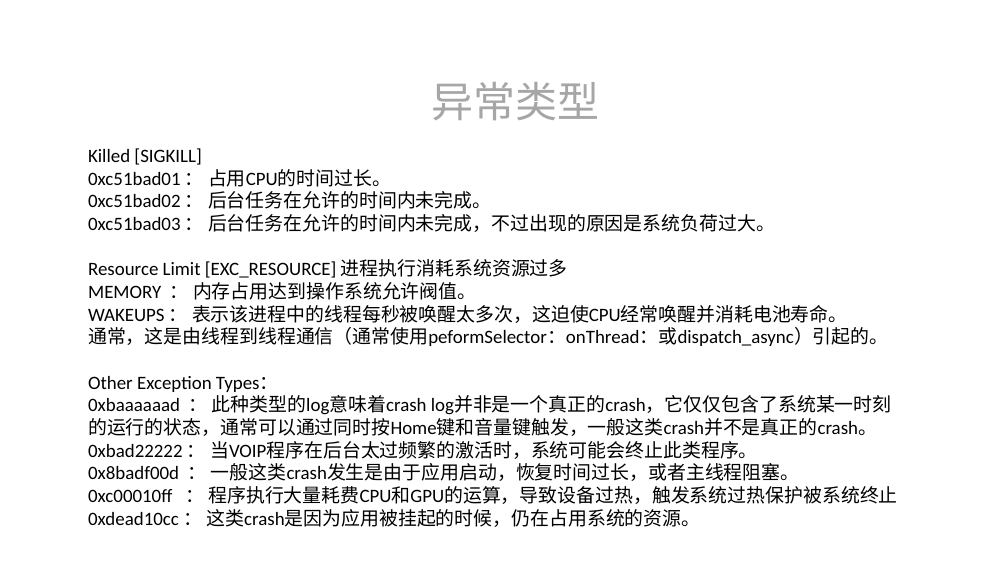
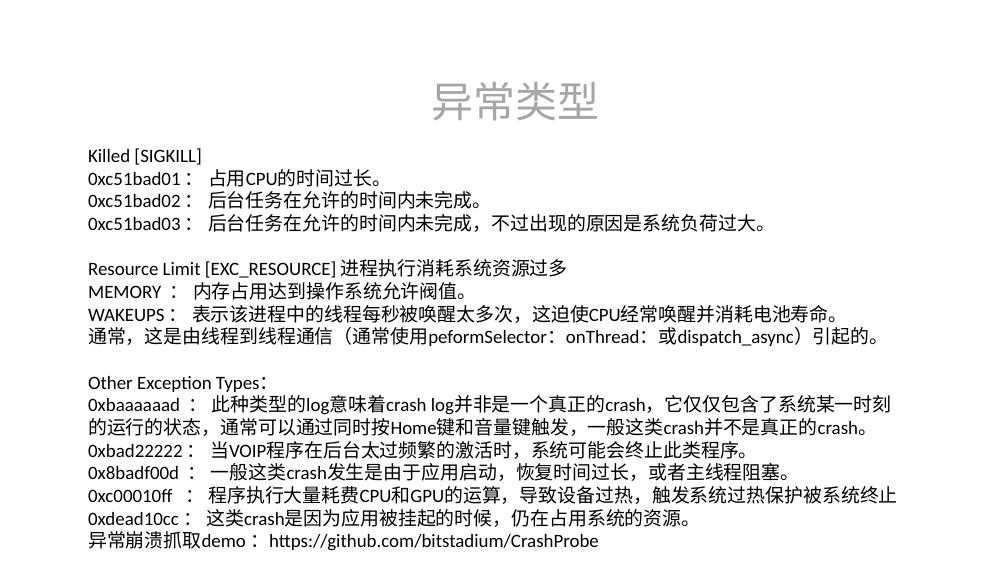
Before and after one commit to git-hushuai/CrashHandle, a slide deck: slide 13 of 网金控股ppt模版.pptx. Drawn at 1008x567 pixels with LibreOffice and Linux fonts; fonts in the diff are those of the drawing; background and template pictures are left out. Boxes give left, top, right and bottom in pixels: in the first picture for what was removed or moved away, otherwise in the second. Text is boxed around its words. In the diff, an @@ line names an element or a change of style, - is before the commit and + after.

```diff
--- a/网金控股ppt模版.pptx
+++ b/网金控股ppt模版.pptx
@@ text at (88,531,599,551): paragraph added @@
+异常崩溃抓取demo ：https://github.com/bitstadium/CrashProbe
```
Also in this commit, not shown: 2 other slides changed, 6 other files.
